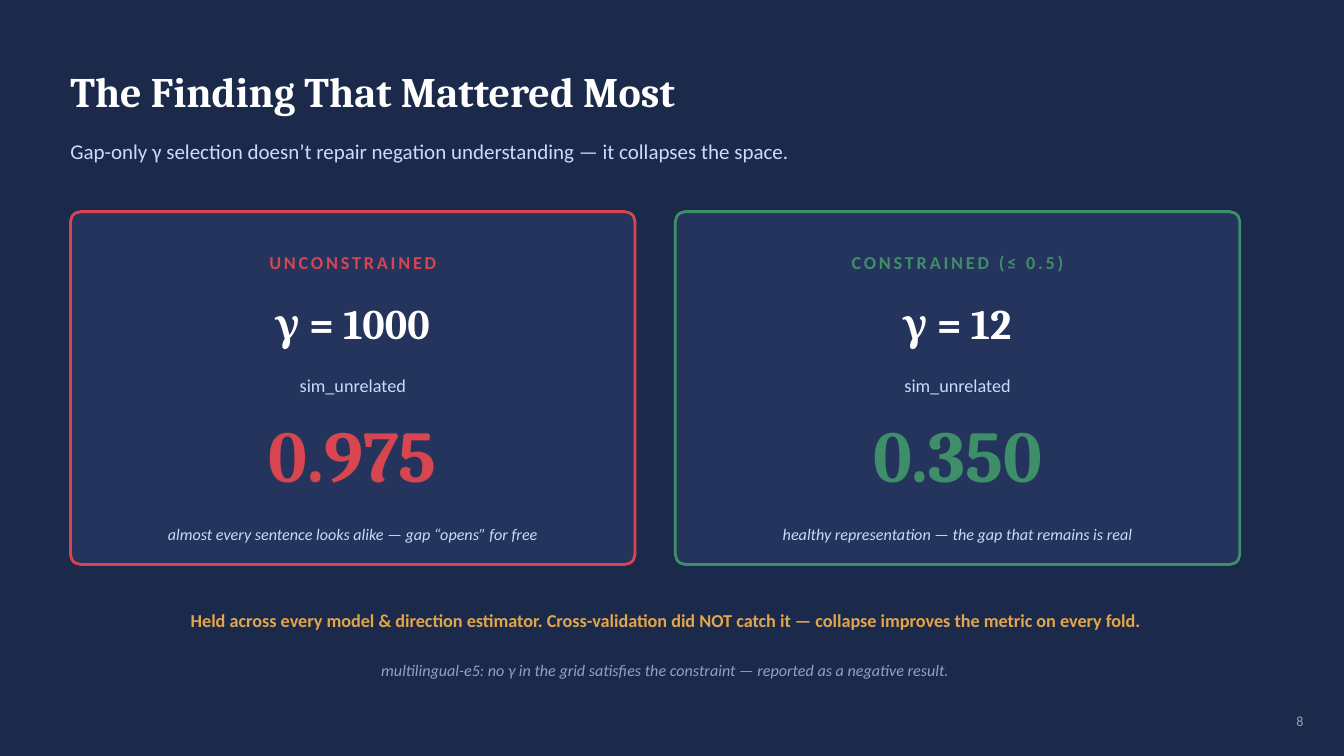
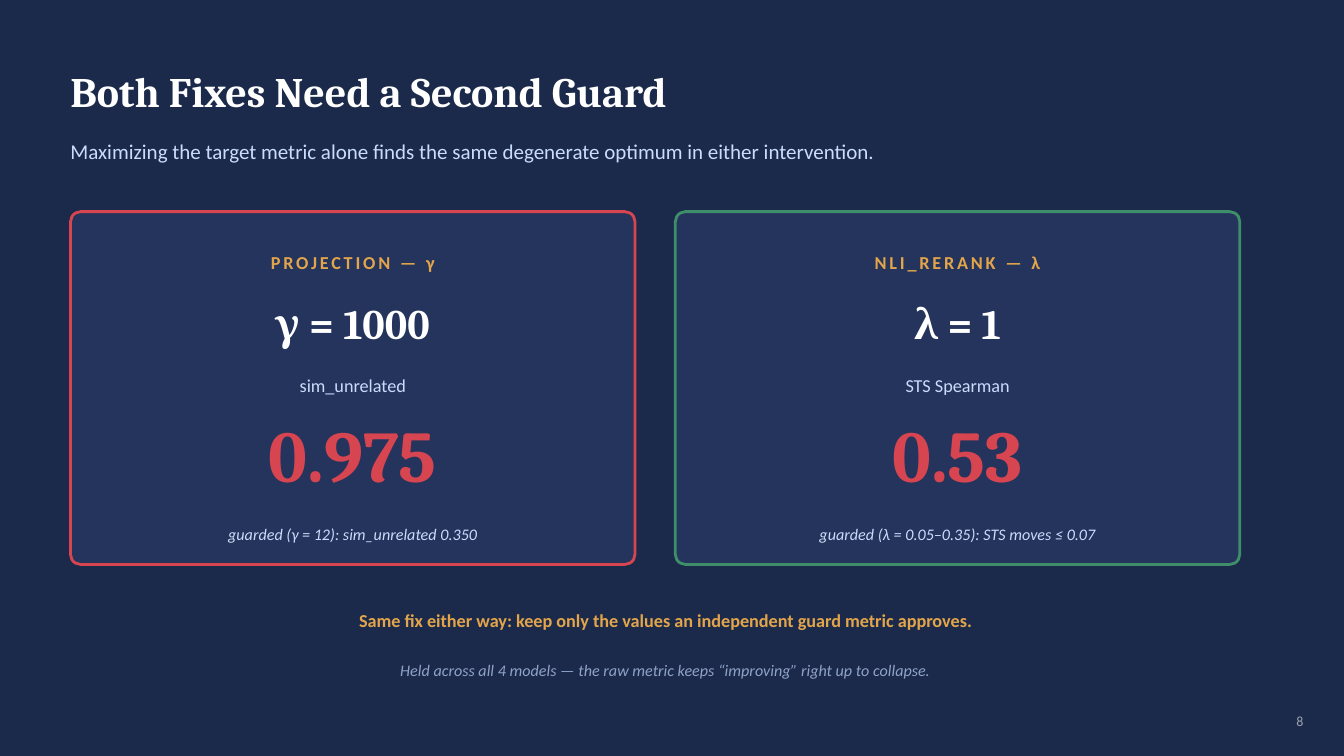
Before and after one commit to ItayBoros/hebrew-negation-embeddings, a slide deck: slide 8 of report/slides.pptx. Drawn at 1344x756 pixels with LibreOffice and Linux fonts; fonts in the diff are those of the drawing. Boxes give left, top, right and bottom in pixels: in the first picture for what was removed or moved away, otherwise in the second. Text is boxed around its words. In the diff, an @@ line names an element or a change of style, - is before the commit and + after.

Commit message:
report: change main point in slides

```diff
--- a/report/slides.pptx
+++ b/report/slides.pptx
@@ text at (70,78,667,108): text changed @@
-The Finding That Mattered Most
+Both Fixes Need a Second Guard
@@ text at (70,144,874,163): text changed @@
-Gap-only γ selection doesn’t repair negation understanding — it collapses the space.
+Maximizing the target metric alone finds the same degenerate optimum in either intervention.
@@ text at (271,257,435,272): text changed; text colour #D64550 to #E3A54B @@
-UNCONSTRAINED
+PROJECTION — γ
@@ text at (875,256,1040,272): text changed; text colour #3E8E6A to #E3A54B @@
-CONSTRAINED (≤ 0.5)
+NLI_RERANK — λ
@@ text at (914,306,1001,339): text changed @@
-γ = 12
+λ = 1
@@ text at (906,380,1010,395): text changed @@
-sim_unrelated
+STS Spearman
@@ text at (892,432,1022,483): text changed; text colour #3E8E6A to #D64550 @@
-0.350
+0.53
@@ text at (228,528,477,543): text changed @@
-almost every sentence looks alike — gap “opens” for free
+guarded (γ = 12): sim_unrelated 0.350
@@ text at (819,528,1096,543): text changed @@
-healthy representation — the gap that remains is real
+guarded (λ = 0.05–0.35): STS moves ≤ 0.07
@@ text at (359,614,972,630): text changed @@
-Held across every model & direction estimator. Cross-validation did NOT catch it — collapse improves the metric on every fold.
+Same fix either way: keep only the values an independent guard metric approves.
@@ text at (400,664,930,679): text changed @@
-multilingual-e5: no γ in the grid satisfies the constraint — reported as a negative result.
+Held across all 4 models — the raw metric keeps “improving” right up to collapse.
```
Also in this commit, not shown: 4 other slides changed.
